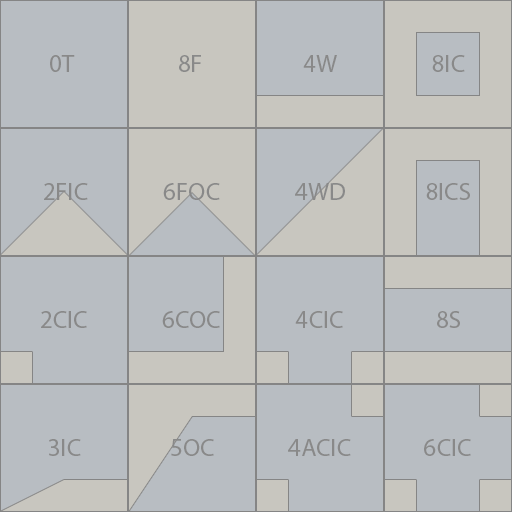
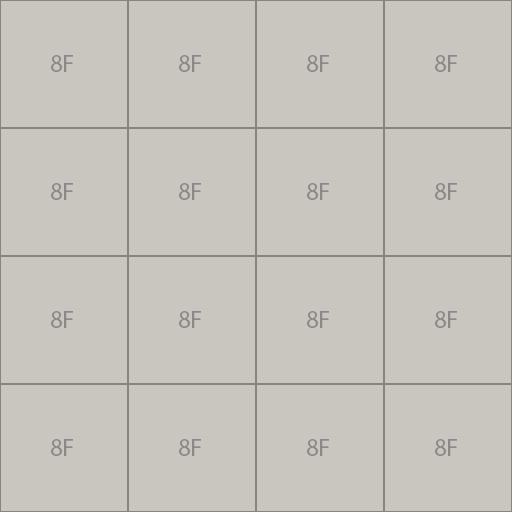
Revision of a layered 512 × 512 image; what changed, layer by layer:
hid group "4WD" (1st of 2) (3 layers) over [257, 129, 383, 255]
hid group "3IC" (1st of 2) (3 layers) over [1, 385, 127, 511]
hid group "6CIC" (1st of 2) (3 layers) over [385, 385, 511, 511]
hid group "4ACIC" (1st of 2) (3 layers) over [257, 385, 383, 511]
hid group "4CIC" (1st of 2) (3 layers) over [257, 257, 383, 383]
hid group "2CIC" (1st of 2) (3 layers) over [1, 257, 127, 383]
hid group "2FIC" (1st of 2) (3 layers) over [1, 129, 127, 255]
hid group "0T" (1st of 2) (2 layers) over [1, 1, 127, 127]
added group "8F copy 15" with 2 layers above "8F copy 14" over [385, 385, 511, 511]
added layer "Rectangle 2 copy" (1st of 16, in "8F copy 15") in group "8F copy 15" over [385, 385, 511, 511]
added group "8F copy 14" with 2 layers above "8F copy 13" over [257, 385, 383, 511]
added layer "Rectangle 2 copy" (2nd of 16, in "8F copy 14") in group "8F copy 14" over [257, 385, 383, 511]
added group "8F copy 12" with 2 layers above "8F copy 11" over [1, 385, 127, 511]
added layer "Rectangle 2 copy" (4th of 16, in "8F copy 12") in group "8F copy 12" over [1, 385, 127, 511]
added group "8F copy 10" with 2 layers above "8F copy 9" over [257, 257, 383, 383]
added layer "Rectangle 2 copy" (6th of 16, in "8F copy 10") in group "8F copy 10" over [257, 257, 383, 383]
added group "8F copy 8" with 2 layers above "8F copy 7" over [1, 257, 127, 383]
added layer "Rectangle 2 copy" (8th of 16, in "8F copy 8") in group "8F copy 8" over [1, 257, 127, 383]
added group "8F copy 6" with 2 layers above "8F copy 5" over [257, 129, 383, 255]
added layer "Rectangle 2 copy" (10th of 16, in "8F copy 6") in group "8F copy 6" over [257, 129, 383, 255]
added group "8F copy 4" with 2 layers above "8F copy 3" over [1, 129, 127, 255]
added layer "Rectangle 2 copy" (12th of 16, in "8F copy 4") in group "8F copy 4" over [1, 129, 127, 255]
…and 37 more changes (28 added, 2 moved_by, 7 visibility)
